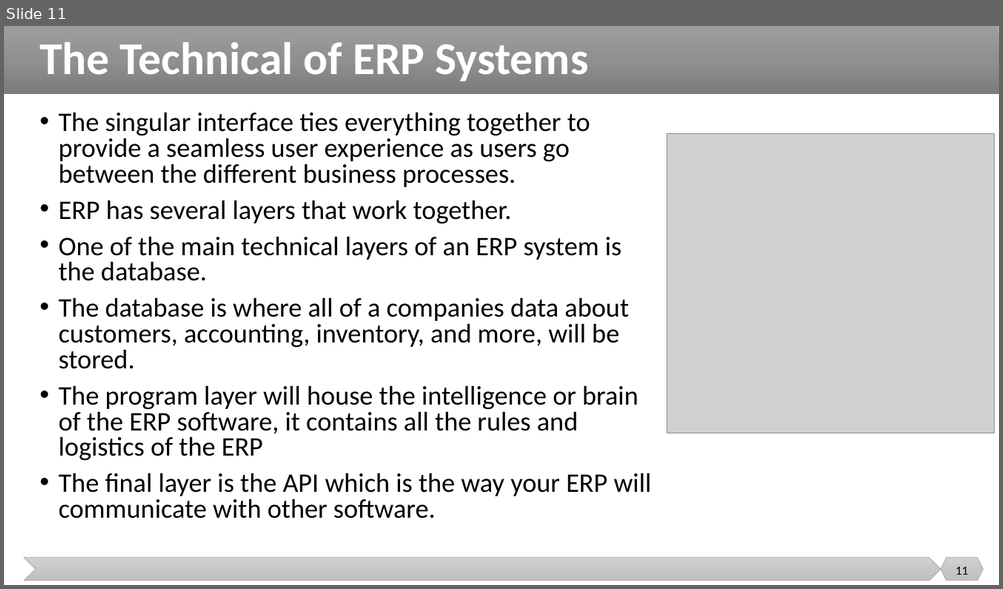
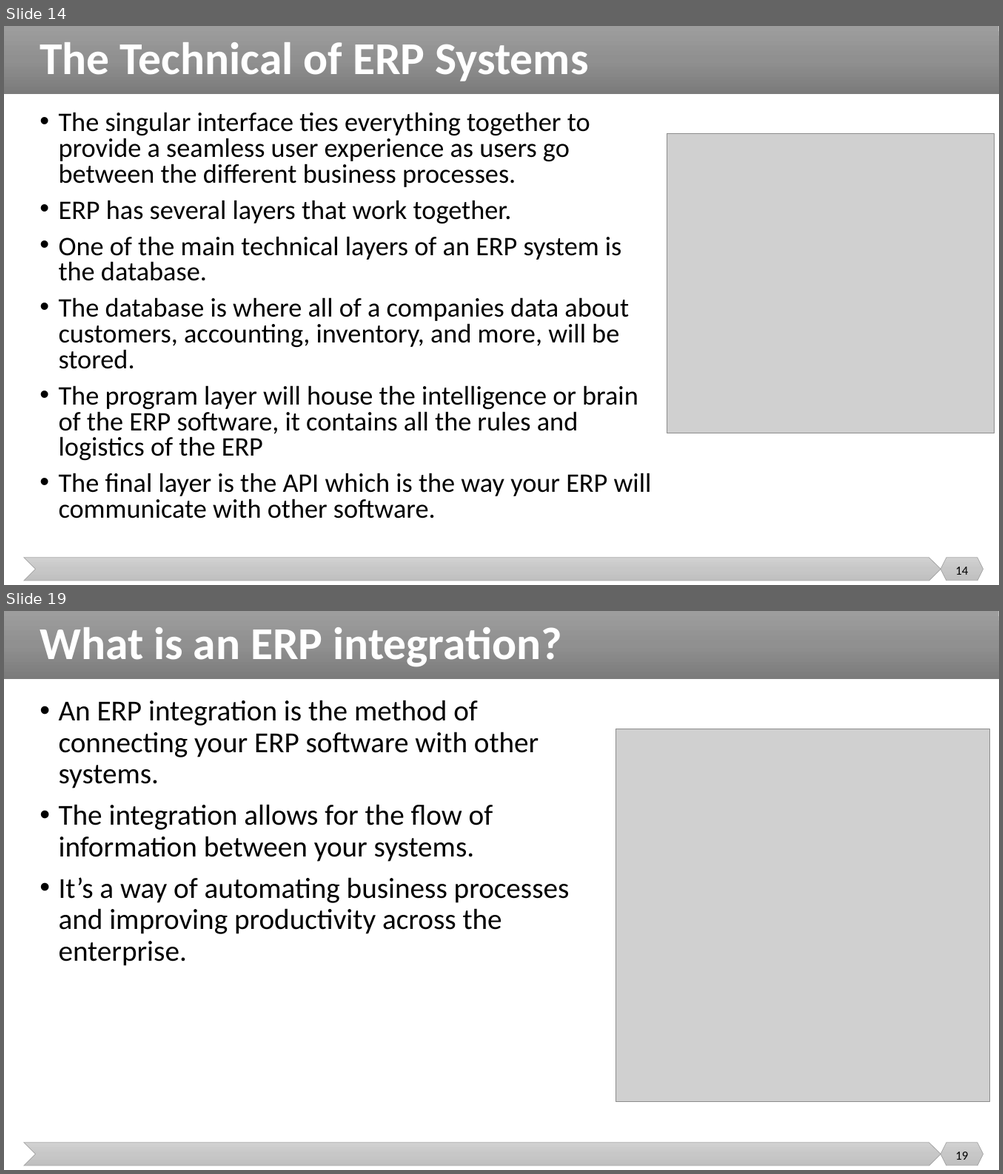
Before and after one commit to malenezi/malenezi, a slide deck: SE495/Lectures/3-ERP/ERP.pptx. Shown one above the other, each under a label of ours: slide 11 before the commit, slides 14 and 19 after it; the slides between them are not shown. The pictures are 1003x589 and 1003x1174 pixels, drawn with LibreOffice and Linux fonts; fonts in the diff are those of the drawing; grey boxes stand for pictures. Boxes give left, top, right and bottom in pixels: in the first picture for what was removed or moved away, otherwise in the second. Text is boxed around its words. In the diff, an @@ line names an element or a change of style, - is before the commit and + after.

```diff
--- a/SE495/Lectures/3-ERP/ERP.pptx
+++ b/SE495/Lectures/3-ERP/ERP.pptx
@@ slide 19 added at bbox=[4, 611, 999, 1170], background #FFFFFF; not listed: 3 template elements that a slide beside it also shows @@
@@ title added at bbox=[40, 627, 561, 667], 44 pt, text #FFFFFF, bold @@
+What is an ERP integration?
@@ text added at bbox=[59, 700, 569, 966], 28 pt, text #000000 @@
+• An ERP integration is the method of connecting your ERP software with other systems.
+• The integration allows for the flow of information between your systems.
+• It’s a way of automating business processes and improving productivity across the enterprise.
@@ picture added at bbox=[616, 729, 990, 1102] @@
@@ page number added at bbox=[955, 1152, 967, 1160], 12 pt, text #000000 @@
+19
@@ what was slide 11 is now slide 14 @@
@@ page number at bbox=[955, 567, 967, 575]: text changed @@
-11
+14
```
Also in this commit, not shown: 2 slides changed, 10 other slides added, 6 other files.
